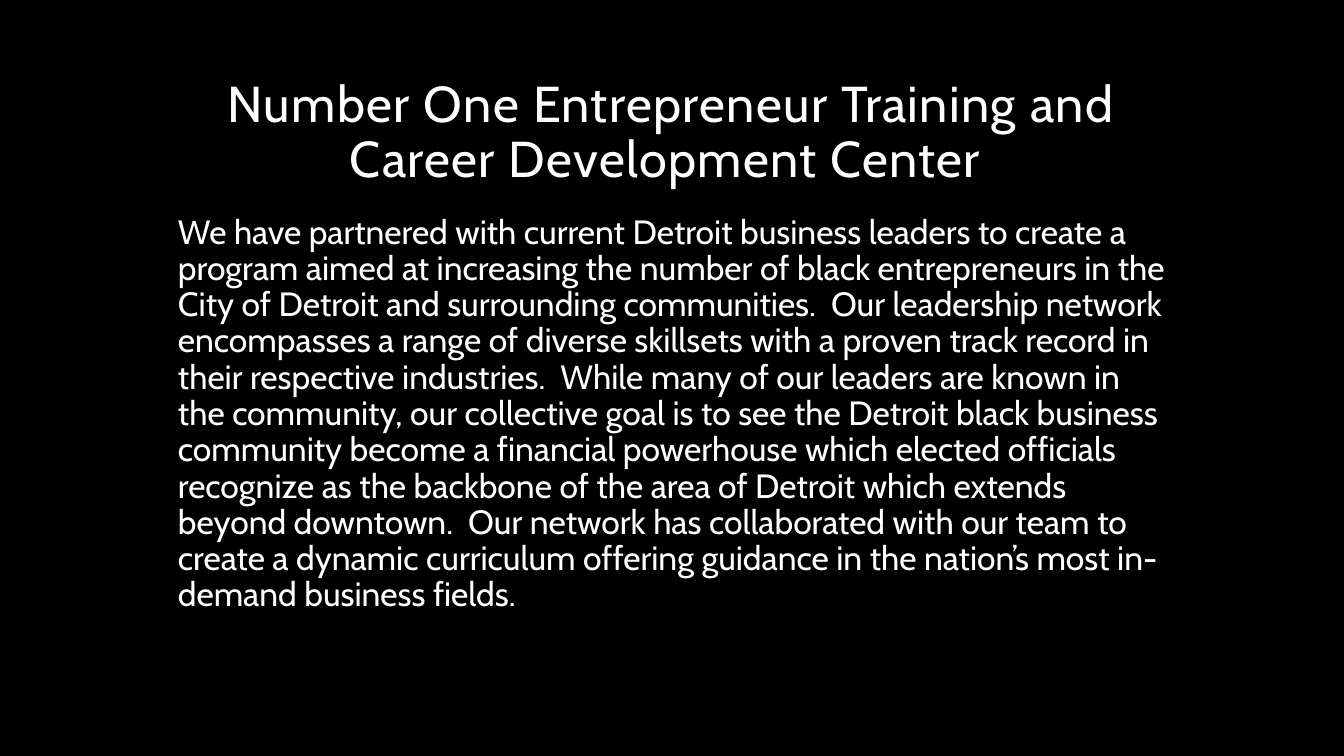
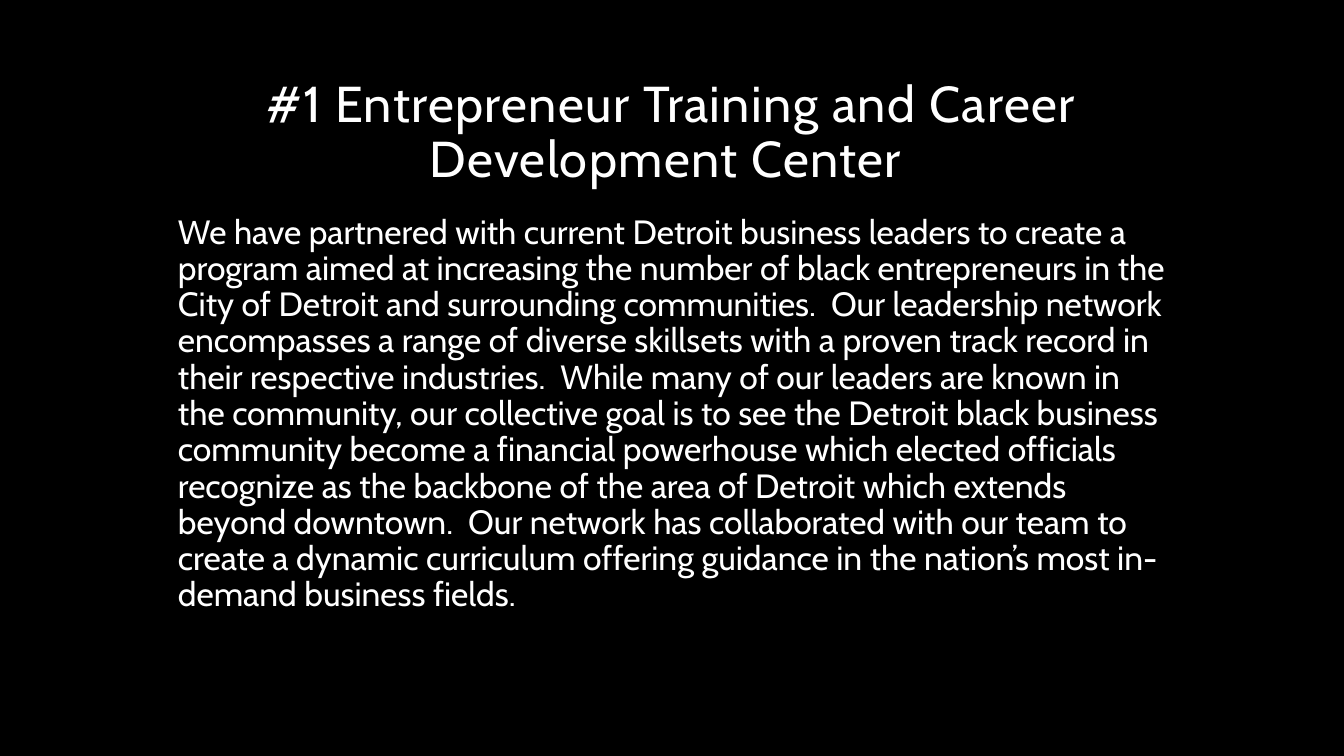
Before and after one commit to KimSmith22/school, a slide deck: slide 12 of collection/NumberOneTraining.pptx. Drawn at 1344x756 pixels with LibreOffice and Linux fonts; fonts in the diff are those of the drawing; background and template pictures are left out. Boxes give left, top, right and bottom in pixels: in the first picture for what was removed or moved away, otherwise in the second. Text is boxed around its words. In the diff, an @@ line names an element or a change of style, - is before the commit and + after.

```diff
--- a/collection/NumberOneTraining.pptx
+++ b/collection/NumberOneTraining.pptx
@@ title at [266,84,1074,188]: text changed @@
-Number One Entrepreneur Training and Career Development Center
+#1 Entrepreneur Training and Career Development Center
```
Also in this commit, not shown: 6 other slides changed, 2 other files.
